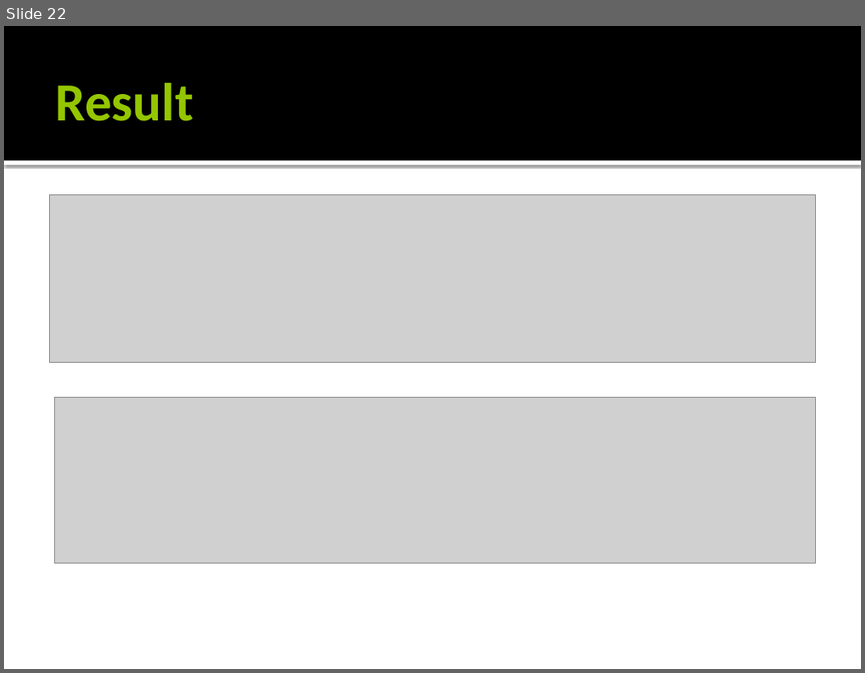
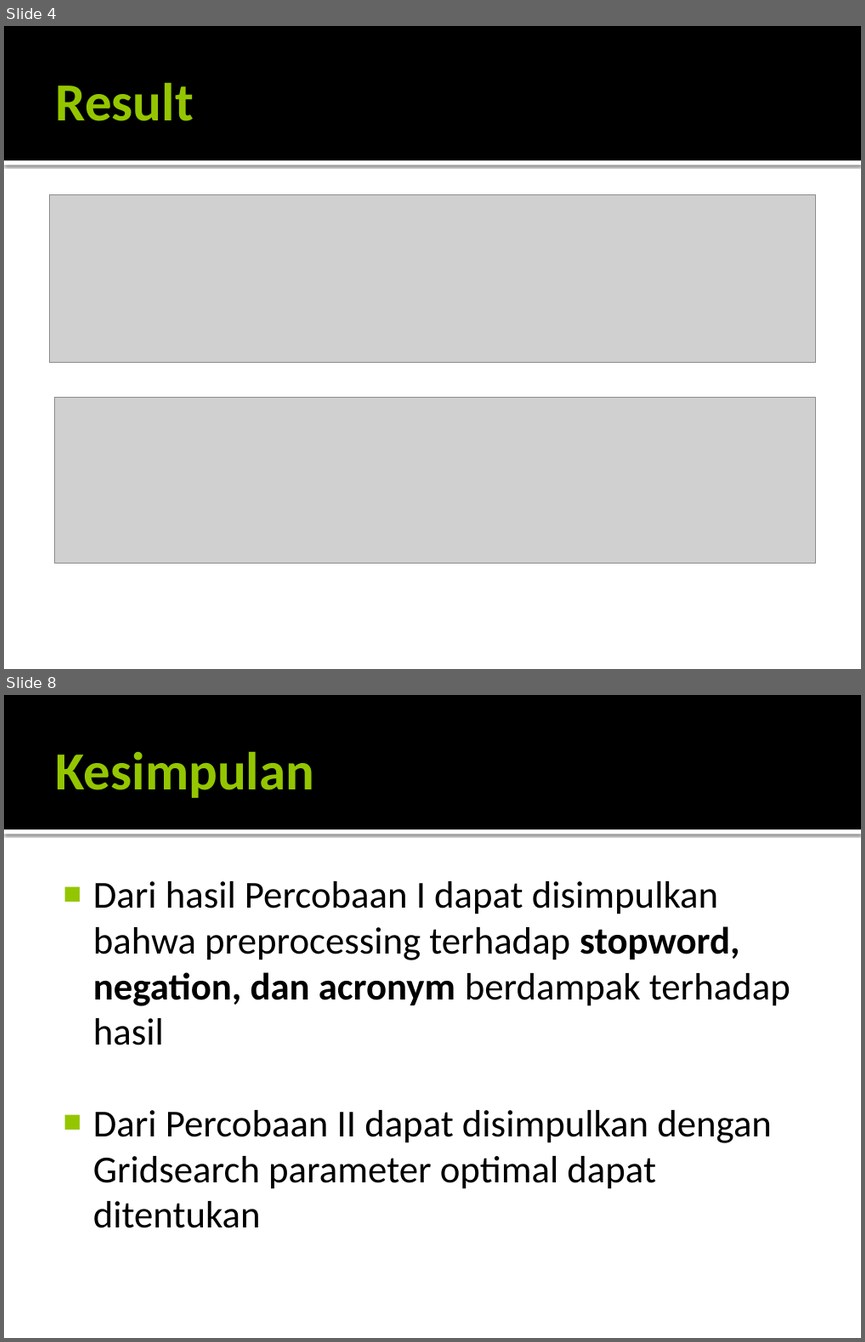
Before and after one commit to TegarSU/Data-Mining, a slide deck: FP/FP-FINAL.pptx. Shown one above the other, each under a label of ours: slide 22 before the commit, slides 4 and 8 after it; the slides between them are not shown. The pictures are 865x673 and 865x1342 pixels, drawn with LibreOffice and Linux fonts; fonts in the diff are those of the drawing; grey boxes stand for pictures. Boxes give left, top, right and bottom in pixels: in the first picture for what was removed or moved away, otherwise in the second. Text is boxed around its words. In the diff, an @@ line names an element or a change of style, - is before the commit and + after.

Commit message:
gridsearchCV + ppt

```diff
--- a/FP/FP-FINAL.pptx
+++ b/FP/FP-FINAL.pptx
@@ slide 8 added at (4,695,861,1338), background #FFFFFF; not listed: 2 template elements that a slide beside it also shows @@
@@ title added at (55,751,314,798), 45 pt, text #94C600, bold @@
+Kesimpulan
@@ text added at (93,881,790,1228), 32 pt, text #000000 @@
+■ Dari hasil Percobaan I dapat disimpulkan bahwa preprocessing terhadap stopword, negation, dan acronym berdampak terhadap hasil
+■ Dari Percobaan II dapat disimpulkan dengan Gridsearch parameter optimal dapat ditentukan
@@ what was slide 22 is now slide 4 @@
```
Also in this commit, not shown: 1 slide changed, 3 other slides added, 19 slides removed, 4 other files.
